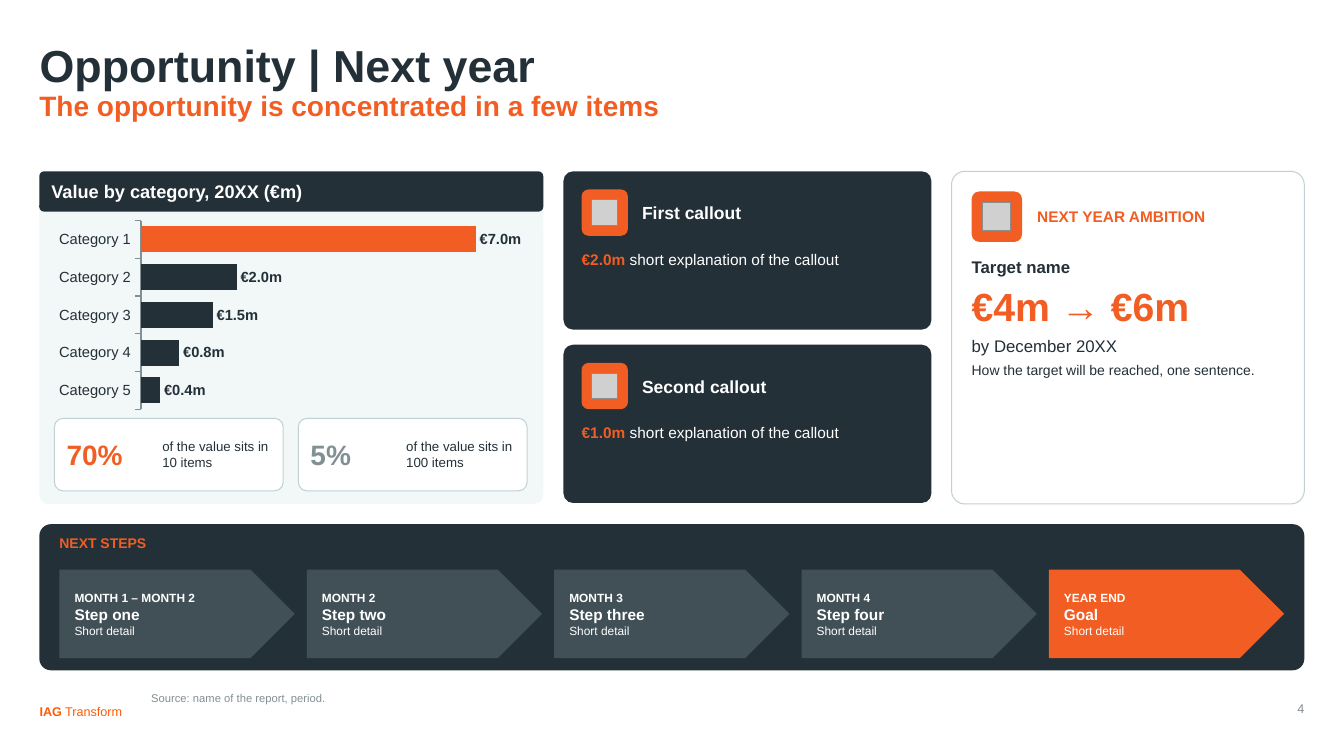
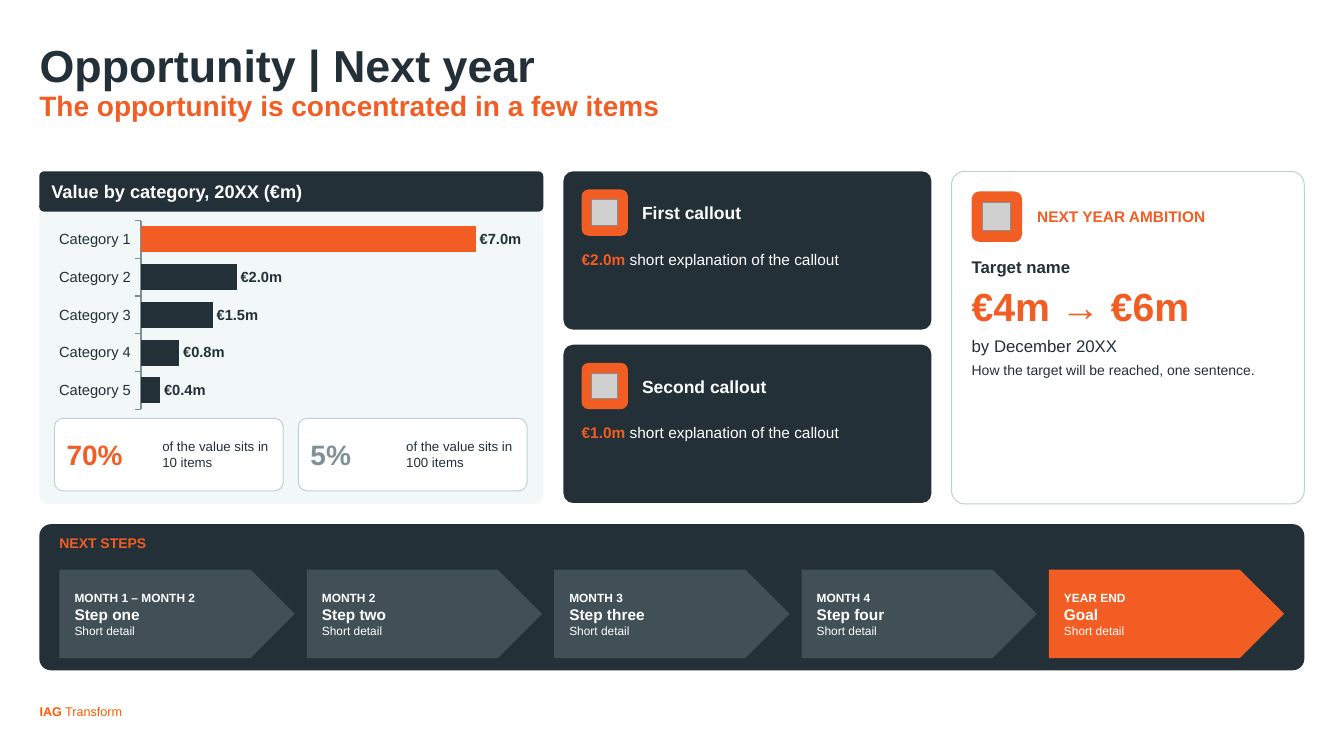
Before and after one commit to PRemealntt/iag-slides, a slide deck: slide 4 of skills/iag-slides/assets/examples/patterns-example.pptx. Drawn at 1344x756 pixels with LibreOffice and Linux fonts; fonts in the diff are those of the drawing; grey boxes stand for pictures; background and template pictures are left out. Boxes give left, top, right and bottom in pixels: in the first picture for what was removed or moved away, otherwise in the second. Text is boxed around its words. In the diff, an @@ line names an element or a change of style, - is before the commit and + after.

```diff
--- a/skills/iag-slides/assets/examples/patterns-example.pptx
+++ b/skills/iag-slides/assets/examples/patterns-example.pptx
@@ text removed at (x1=151, y1=694, x2=325, y2=704) @@
-Source: name of the report, period.
@@ page number removed at (x1=1297, y1=704, x2=1304, y2=713) @@
-4
```
Also in this commit, not shown: 9 other slides changed, 6 slides added, 8 other files.
